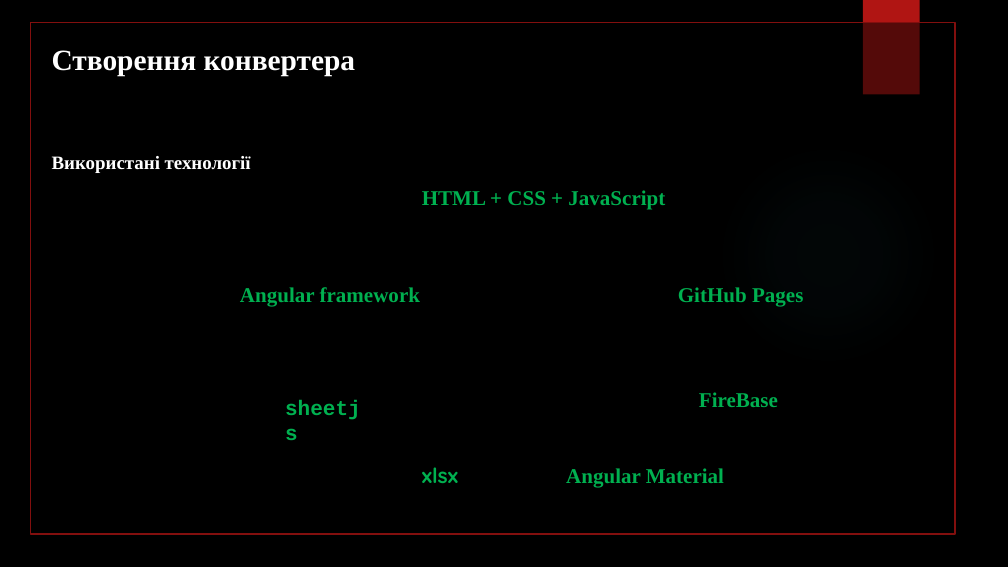
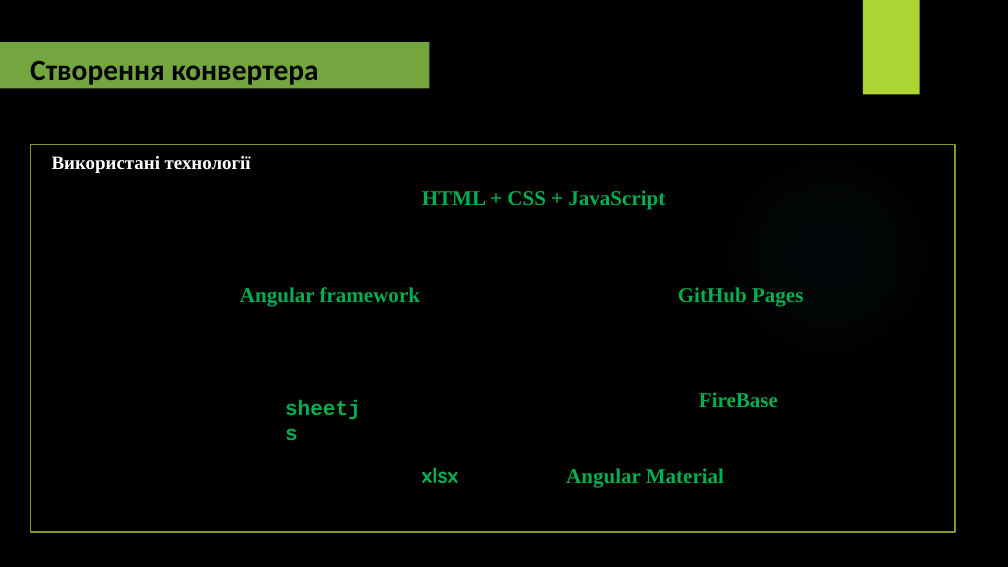
Before and after one commit to KeinOhrHasen/FormatStandardify, a slide deck: slide 10 of files/Doc/main.pptx (slide 9 before the commit). Drawn at 1008x567 pixels with LibreOffice and Linux fonts; fonts in the diff are those of the drawing; background and template pictures are left out. Boxes give left, top, right and bottom in pixels: in the first picture for what was removed or moved away, otherwise in the second. Text is boxed around its words. In the diff, an @@ line names an element or a change of style, - is before the commit and + after.

```diff
--- a/files/Doc/main.pptx
+++ b/files/Doc/main.pptx
@@ rectangle at (x1=863, y1=0, x2=920, y2=95): fill #B01513 to #ACD433 @@
@@ rectangle "Створення конвертера" resized from (x1=52, y1=50, x2=355, y2=77) to (x1=0, y1=42, x2=430, y2=88) @@
@@ rectangle "Створення конвертера" at (x1=0, y1=42, x2=430, y2=88): font Times New Roman to Calibri, text colour #FFFFFF to #000000; alignment left to justified; indent changed; line spacing 1 to 1.15; fill none to #92D050 at 80% opacity @@
@@ rectangle resized from (x1=30, y1=23, x2=955, y2=535) to (x1=30, y1=144, x2=955, y2=532) @@
@@ rectangle at (x1=30, y1=144, x2=955, y2=532): outline #82100E 1.5 pt to #7F9D26 1.5 pt @@
@@ ellipse at (x1=712, y1=138, x2=944, y2=371): fill gradient #50B9C1 to gradient #7AC4F0 @@
```
Also in this commit, not shown: 9 other slides changed, 5 slides added, 2 slides removed.
